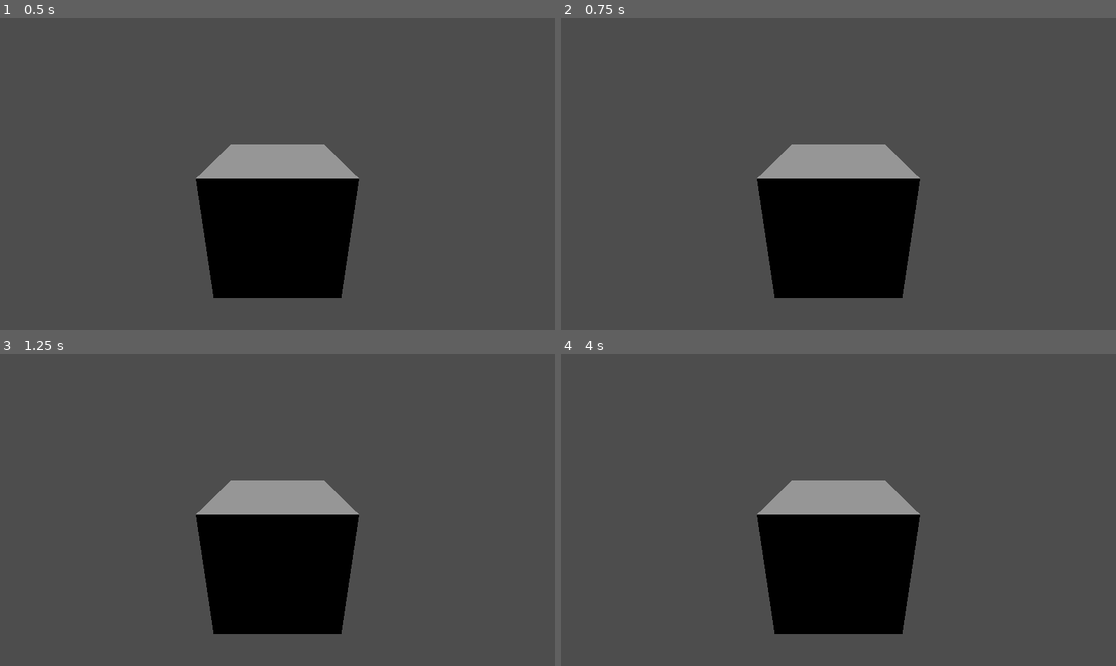
Above: before the commit, frames 1-4 (two rows, left to right).
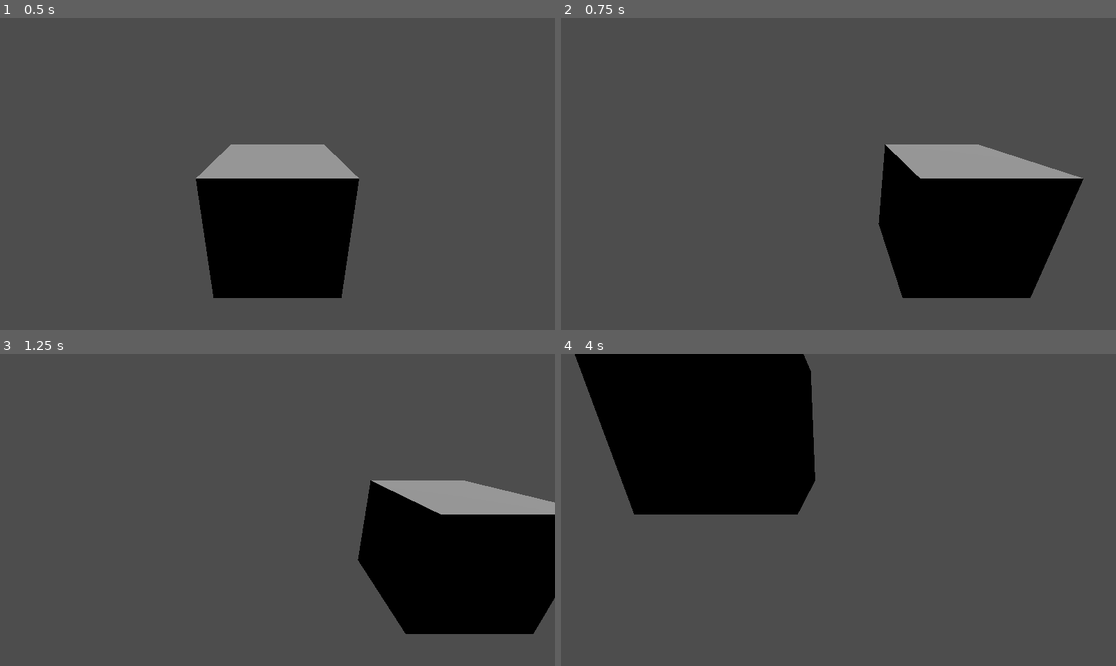
Above: after the commit, the same moments.

Repository: HyperekDerg/programowanie-gier
Game: Godot game, scene res://main.tscn
Same seed, same stepped clock (60 frames per second), same inputs: the game is played once before the commit and once after it.
Inputs:
- Up to frame 1 (0.5 s): no input
- Up to frame 2 (0.75 s): tap Enter at 0.5 s; hold Right (ui_right) from 0.53 s (still down)
- Up to frame 3 (1.25 s): keep holding Right (ui_right)
- Up to frame 4 (4 s): tap Space at 1.25, 2.75 s; release Right (ui_right) at 1.28 s; hold Down (ui_down) 1.28-2.03 s; tap Enter at 2, 3.5 s; hold Right (ui_right) 2.03-2.78 s; hold Up (ui_up) 2.78-3.53 s; hold Left (ui_left) from 3.53 s (still down)

Frame 1 is identical in both runs. In frame 2, 23% of the frame differs, in the area x 35-95%, y 40-90%; in frame 3, 28%; in frame 4, 31%, in the area x 2-65%, y 0-90%.

Commit message:
Lab-09 Zadanie 5
Podsumowanie pracy:
- Utworzono scenę składającą się z:
	- Node3D
	- DirectionalLight3D
	- Path3D
	- PathFollow3D
	- MeshInstance3D
	- Camera3D
Utworzono łącznie dwa skrypty:
	1. Skrypt dla zmiany PathFollow3D, dzięki czemu w czasie około
	   9s kamera oraz MeshInstance3D porusza się po zdefiniowanej
	   ścieżce.
	2. Skrypt dla zmiany pozycji MeshInstance3D, zmiana następuje w
	   płaszczyznach XY, zastosowano clamp oraz normalizacje.
	   Stworzono 3 zmienne opisujące limity obszaru poruszania oraz
	   prędkości poruszania.

Diff:
--- a/lab-09/main.tscn
+++ b/lab-09/main.tscn
@@ -1,6 +1,7 @@
 [gd_scene format=3 uid="uid://b3hog1xxl7e3w"]
 
 [ext_resource type="Script" uid="uid://cols1g6nfvo8m" path="res://path_follow_3d.gd" id="1_ig7tw"]
+[ext_resource type="Script" uid="uid://cqbng5bx52f3i" path="res://mesh_instance_3d.gd" id="2_0xm2m"]
 
 [sub_resource type="Curve3D" id="Curve3D_7dm0k"]
 _data = {
@@ -25,6 +26,8 @@
 
 [node name="MeshInstance3D" type="MeshInstance3D" parent="Path3D/PathFollow3D" unique_id=1922788686]
 mesh = SubResource("BoxMesh_7dm0k")
+script = ExtResource("2_0xm2m")
+LIMIT_X = 1.5
 
-[node name="Camera3D" type="Camera3D" parent="Path3D/PathFollow3D/MeshInstance3D" unique_id=1074357202]
+[node name="Camera3D" type="Camera3D" parent="Path3D/PathFollow3D" unique_id=1074357202]
 transform = Transform3D(1, 0, 0, 0, 0.9388601, 0.34429884, 0, -0.34429884, 0.9388601, 0, 0.9540341, 1.6579523)
--- /dev/null
+++ b/lab-09/mesh_instance_3d.gd
@@ -0,0 +1,29 @@
+extends MeshInstance3D
+
+@export var move_speed: float = 5.0
+@export var LIMIT_X: float = 2.0
+@export var LIMIT_Y: float = 1.0
+
+func _ready() -> void:
+	set_process(true)
+	set_process_input(true)
+
+func _process(delta: float) -> void:
+	var input_vector := Vector2.ZERO
+
+	if Input.is_action_pressed("ui_left"):
+		input_vector.x -= 1.0
+	if Input.is_action_pressed("ui_right"):
+		input_vector.x += 1.0
+	if Input.is_action_pressed("ui_up"):
+		input_vector.y += 1.0
+	if Input.is_action_pressed("ui_down"):
+		input_vector.y -= 1.0
+
+	if input_vector.length() > 1.0:
+		input_vector = input_vector.normalized()
+
+	position.x += input_vector.x * move_speed * delta
+	position.y += input_vector.y * move_speed * delta
+	position.x = clamp(position.x, -LIMIT_X, LIMIT_X)
+	position.y = clamp(position.y, -LIMIT_Y, LIMIT_Y)
--- a/lab-09/path_follow_3d.gd
+++ b/lab-09/path_follow_3d.gd
@@ -2,12 +2,10 @@
 
 @export var rail_speed: float = 0.02
 
-# Called when the node enters the scene tree for the first time.
 func _ready() -> void:
 	progress_ratio = 0.0
 
 
-# Called every frame. 'delta' is the elapsed time since the previous frame.
 func _process(delta: float) -> void:
 	progress_ratio += rail_speed * delta
 	if progress_ratio > 1.0:
Not shown, added: lab-09/mesh_instance_3d.gd.uid
